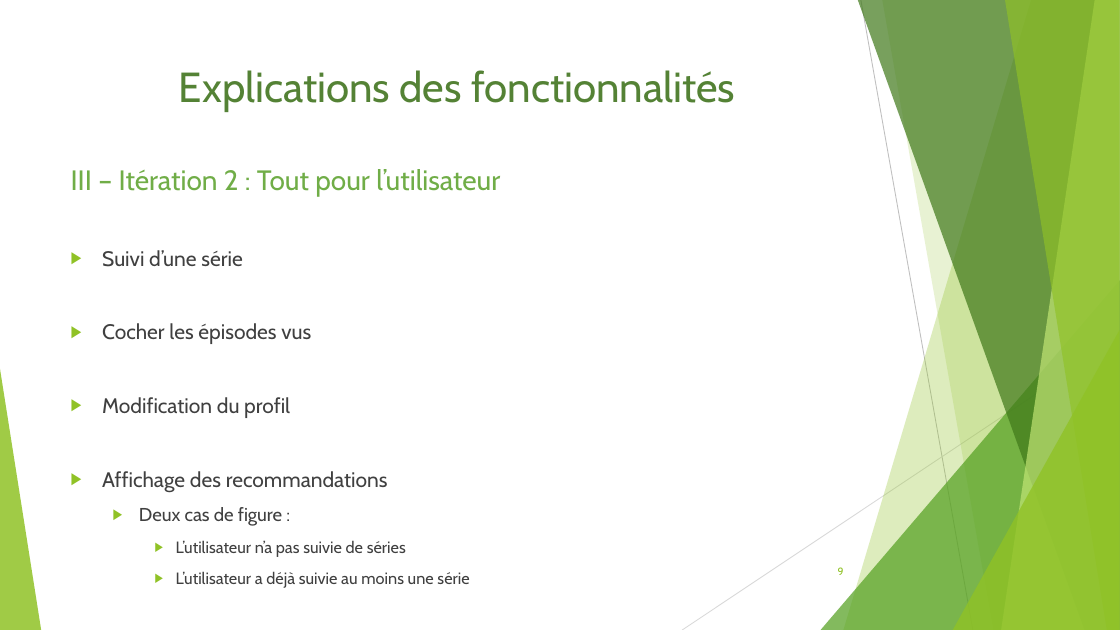
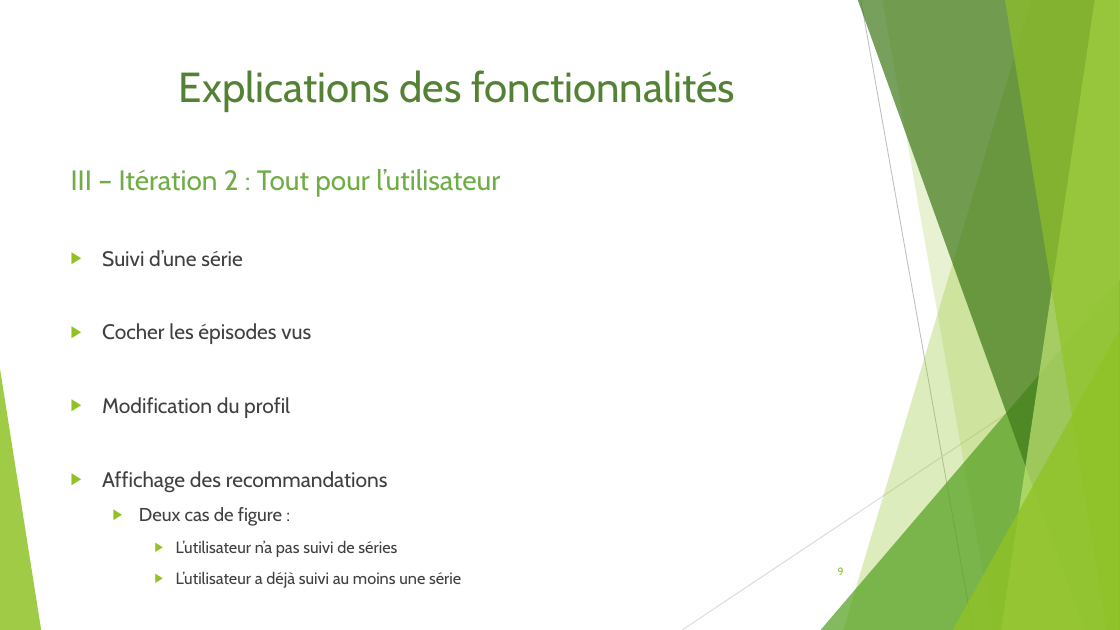
Before and after one commit to Bcante/recommandationSeries, a slide deck: slide 9 of diapoWebWindows.odp. Drawn at 1120x630 pixels with LibreOffice and Linux fonts; fonts in the diff are those of the drawing. Boxes give left, top, right and bottom in pixels: in the first picture for what was removed or moved away, otherwise in the second. Text is boxed around its words. In the diff, an @@ line names an element or a change of style, - is before the commit and + after.

```diff
--- a/diapoWebWindows.odp
+++ b/diapoWebWindows.odp
@@ text at [176, 540, 461, 588]: text changed @@
-    ▶ L’utilisateur n’a pas suivie de séries
-    ▶ L’utilisateur a déjà suivie au moins une série
+    ▶ L’utilisateur n’a pas suivi de séries
+    ▶ L’utilisateur a déjà suivi au moins une série
```
Also in this commit, not shown: 5 other slides changed.
